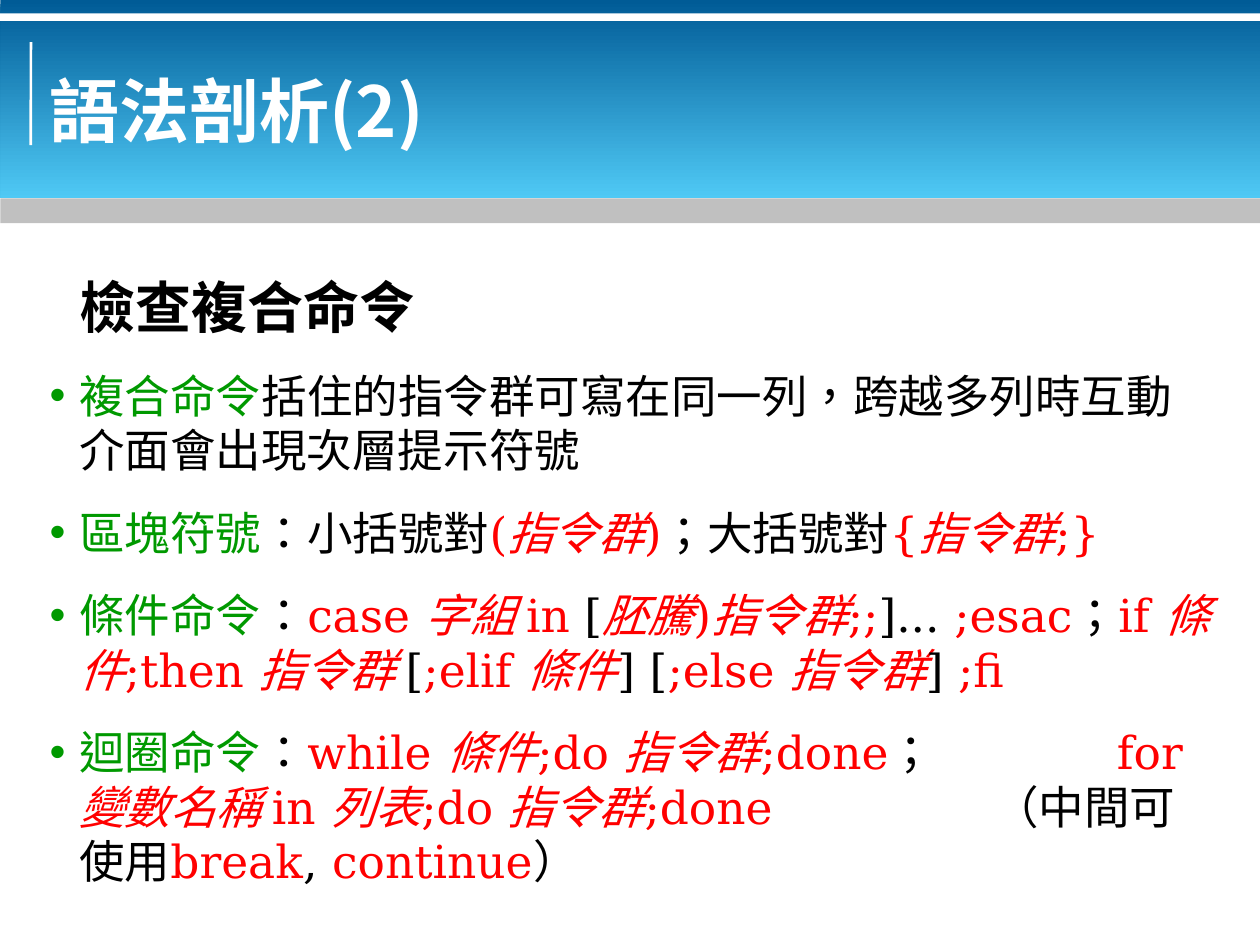
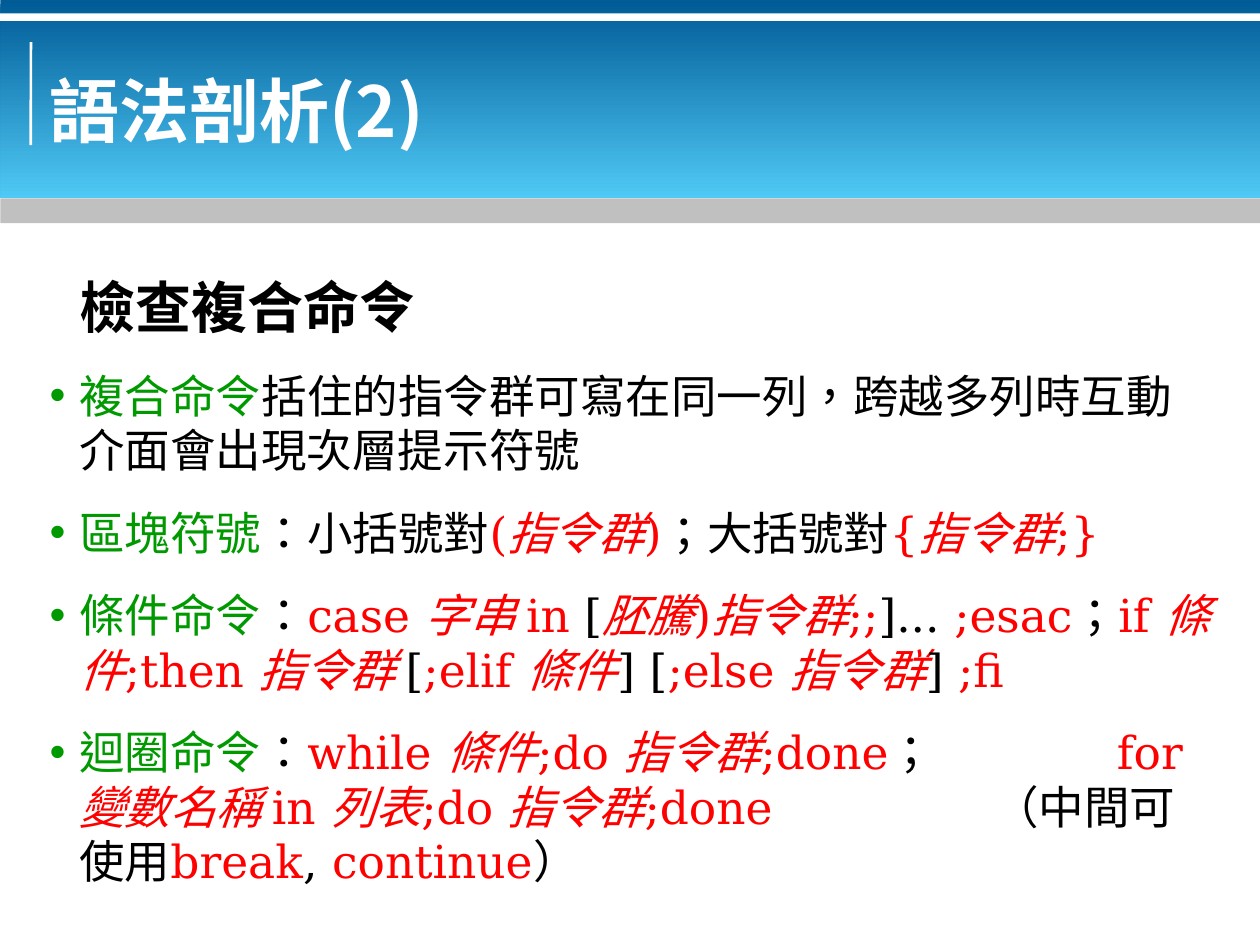
Before and after one commit to bluebat/.presentations, a slide deck: slide 8 of bash-basics.odp. Drawn at 1260x945 pixels with LibreOffice and Linux fonts; fonts in the diff are those of the drawing; background and template pictures are left out. Boxes give left, top, right and bottom in pixels: in the first picture for what was removed or moved away, otherwise in the second. Text is boxed around its words. In the diff, an @@ line names an element or a change of style, - is before the commit and + after.

```diff
--- a/bash-basics.odp
+++ b/bash-basics.odp
@@ text at [79,593,1209,693]: text changed @@
-• 條件命令：case 字組 in [胚騰)指令群;;]... ;esac；if 條件;then 指令群 [;elif 條件] [;else 指令群] ;fi
+• 條件命令：case 字串 in [胚騰)指令群;;]... ;esac；if 條件;then 指令群 [;elif 條件] [;else 指令群] ;fi
```
Also in this commit, not shown: 5 other slides changed.
